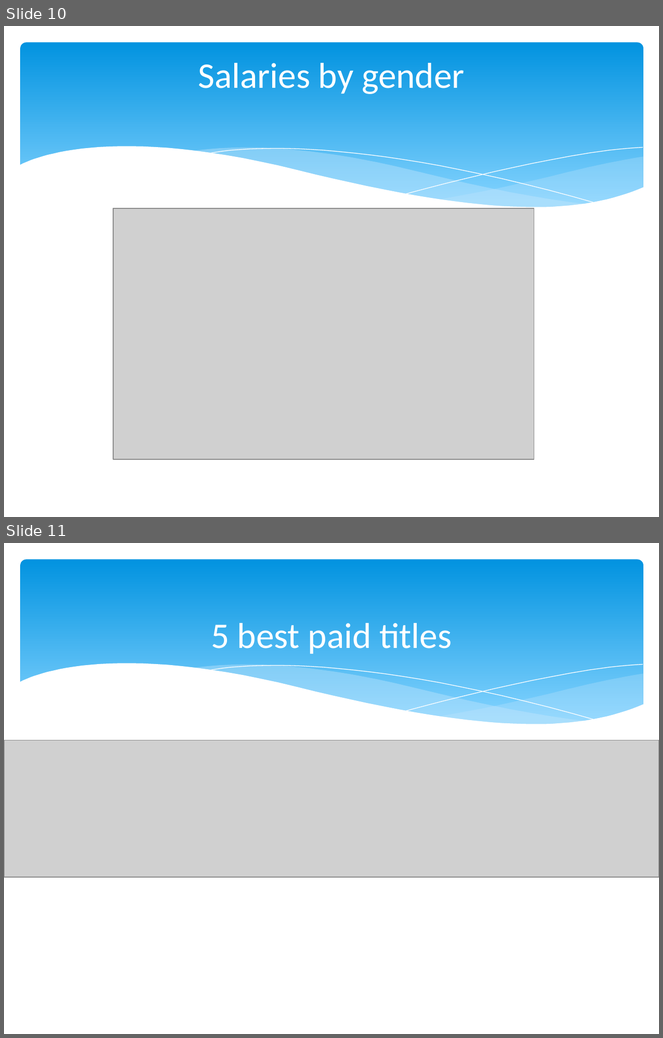
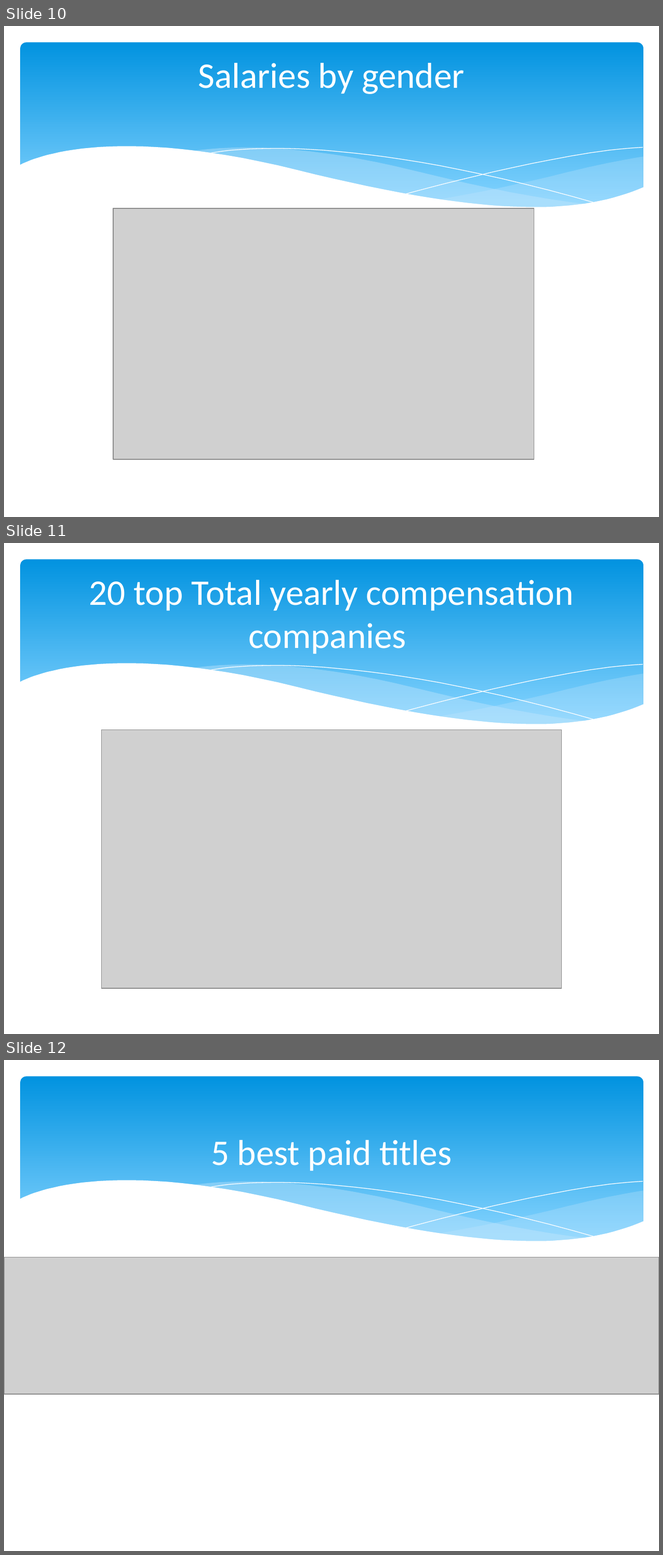
Before and after one commit to Gixi0612/IronLabs, a slide deck: Module 1/Project_3/Project_3 (1).pptx. Shown one above the other, each under a label of ours: slides 10 and 11 before the commit, slides 10, 11 and 12 after it. The pictures are 663x1038 and 663x1555 pixels, drawn with LibreOffice and Linux fonts; fonts in the diff are those of the drawing; grey boxes stand for pictures. Boxes give left, top, right and bottom in pixels: in the first picture for what was removed or moved away, otherwise in the second. Text is boxed around its words. In the diff, an @@ line names an element or a change of style, - is before the commit and + after.

```diff
--- a/Module 1/Project_3/Project_3 (1).pptx
+++ b/Module 1/Project_3/Project_3 (1).pptx
@@ slide 11 added at (4,543,659,1034), background #FFFFFF; not listed: 6 template elements that a slide beside it also shows @@
@@ title added at (89,580,574,654), 39.6 pt, text #FFFFFF @@
+20 top Total yearly compensation companies
@@ picture added at (102,730,562,989) @@
@@ what was slide 11 is now slide 12 @@
```
Also in this commit, not shown: 1 other slide added, 1 slide removed.
